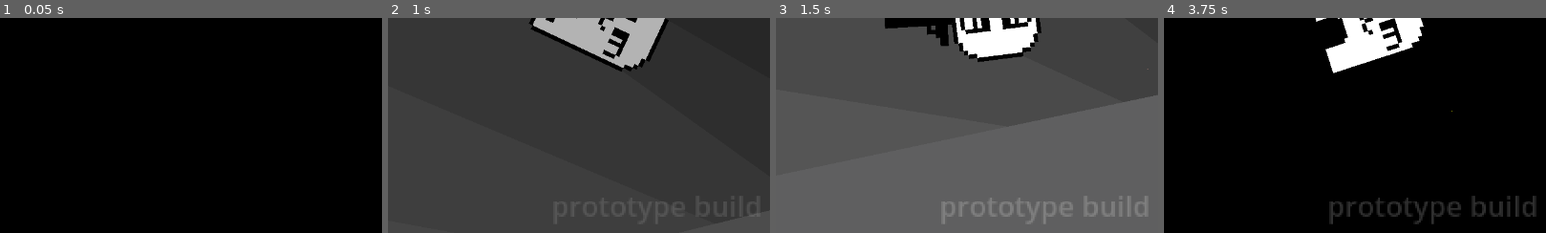
Above: before the commit, frames 1-4 (left to right).
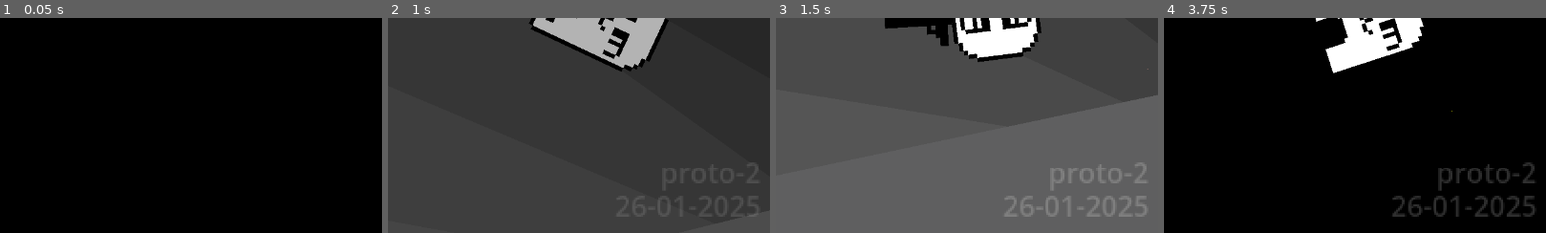
Above: after the commit, the same moments.

Repository: Jurgwem/roguelike
Game: Godot game, scene res://SCENES/start.tscn
Same seed, same stepped clock (60 frames per second), same inputs: the game is played once before the commit and once after it.
Inputs (mouse positions are % of the whole screen's width and height, from its top left):
- Up to frame 1 (0.05 s): no input
- Up to frame 2 (1 s): move the mouse to (72, 45) at 0.52 s; press the mouse at (72, 45) at 0.53 s; hold D (right) from 0.53 s (still down); tap Up (debugRoomUp) at 0.77 s
- Up to frame 3 (1.5 s): keep holding D (right); move the mouse to (30, 55) at 1.27 s; release the mouse at (30, 55) at 1.28 s; tap Q (unequip) at 1.35 s
- Up to frame 4 (3.75 s): tap Up (debugRoomUp) at 1.52, 3.02 s; move the mouse to (60, 28) at 2.02 s; release D (right) at 2.03 s; press the mouse at (60, 28) at 2.03 s; hold A (left) 2.03-2.78 s; move the mouse to (45, 70) at 2.77 s; release the mouse at (45, 70) at 2.78 s; hold D (right) from 2.78 s (still down); tap Q (unequip) at 2.85 s; move the mouse to (80, 65) at 3.52 s; press the mouse at (80, 65) at 3.53 s
The pictures show only the part of the screen within x 50-100%, y 50-100%; the shares and areas given below are measured in that part.

Frame 1 is identical in both runs. In frame 2, less than 0.1% of the frame differs, in the area x 95-97%, y 67-70%; in frame 3, 1.6%; in frame 4, 2.8%, in the area x 43-98%, y 67-96%.

Commit message:
fixed map again

Diff:
--- /dev/null
+++ b/SCENES/BossUI.tres
@@ -0,0 +1,8 @@
+[gd_resource type="LabelSettings" format=3 uid="uid://bvsa3n0y476yd"]
+
+[resource]
+outline_size = 8
+outline_color = Color(0.266667, 0.266667, 0.266667, 1)
+shadow_size = 4
+shadow_color = Color(1, 1, 1, 0.0705882)
+shadow_offset = Vector2(0, 2)
--- a/SCENES/game.tscn
+++ b/SCENES/game.tscn
@@ -17,6 +17,8 @@
 [ext_resource type="PackedScene" uid="uid://0yt3db2j1c4s" path="res://INST/rock.tscn" id="12_l7axa"]
 [ext_resource type="Texture2D" uid="uid://ddjqoujmr16hc" path="res://UI/map.png" id="13_xr5jt"]
 [ext_resource type="PackedScene" uid="uid://bavjkvv08edv6" path="res://LOOT/gun.tscn" id="15_qe2xy"]
+[ext_resource type="LabelSettings" uid="uid://c8syjpqm7x16j" path="res://UI/inGameUI.tres" id="16_j8uht"]
+[ext_resource type="LabelSettings" uid="uid://bvsa3n0y476yd" path="res://SCENES/BossUI.tres" id="18_nowuo"]
 
 [sub_resource type="CircleShape2D" id="CircleShape2D_h4wmw"]
 radius = 8.39571
@@ -530,6 +532,7 @@
 offset_bottom = -23.2038
 scale = Vector2(1.65724, 1.65724)
 text = "STATUS_HEAD"
+label_settings = ExtResource("16_j8uht")
 
 [node name="statusBody" type="Label" parent="player/status"]
 z_index = 99
@@ -538,6 +541,7 @@
 offset_right = 152.823
 offset_bottom = 15.1115
 text = "STATUS_BODY"
+label_settings = ExtResource("16_j8uht")
 
 [node name="mapPart" type="GPUParticles2D" parent="player"]
 z_index = 64
@@ -828,6 +832,7 @@
 offset_bottom = -288.0
 scale = Vector2(2.4, 2.4)
 text = "Room: ###"
+label_settings = ExtResource("16_j8uht")
 horizontal_alignment = 2
 
 [node name="Coins" type="Label" parent="gameManager/UI"]
@@ -837,6 +842,7 @@
 offset_bottom = -248.0
 scale = Vector2(2.4, 2.4)
 text = "###"
+label_settings = ExtResource("16_j8uht")
 horizontal_alignment = 2
 
 [node name="AnimatedSprite2D" type="AnimatedSprite2D" parent="gameManager/UI/Coins"]
@@ -851,6 +857,7 @@
 offset_bottom = 262.0
 scale = Vector2(1.84, 1.84)
 text = "wepName"
+label_settings = ExtResource("16_j8uht")
 
 [node name="ammo" type="Label" parent="gameManager/UI"]
 offset_left = -593.0
@@ -859,6 +866,7 @@
 offset_bottom = 296.0
 scale = Vector2(1.84, 1.84)
 text = "ammo"
+label_settings = ExtResource("16_j8uht")
 
 [node name="bossText" type="Node2D" parent="gameManager/UI"]
 position = Vector2(0, -360)
@@ -871,6 +879,7 @@
 scale = Vector2(1.42193, 1.42193)
 text = "difficulty increased!
 "
+label_settings = ExtResource("18_nowuo")
 
 [node name="def" type="Label" parent="gameManager/UI/bossText"]
 offset_left = -187.0
@@ -879,6 +888,7 @@
 offset_bottom = 100.0
 scale = Vector2(3.50482, 3.50482)
 text = "Boss defeated"
+label_settings = ExtResource("18_nowuo")
 
 [node name="WorldEnvironment" type="WorldEnvironment" parent="."]
 environment = SubResource("Environment_noa8x")
--- a/SCENES/start.tscn
+++ b/SCENES/start.tscn
@@ -74,6 +74,9 @@
 scale_max = 8.0
 scale_curve = SubResource("CurveTexture_q8cgb")
 color = Color(1, 1, 0, 1)
+
+[sub_resource type="LabelSettings" id="LabelSettings_cm0ib"]
+line_spacing = -4.0
 
 [sub_resource type="Gradient" id="Gradient_w2a7c"]
 
@@ -239,11 +242,13 @@
 [node name="build_watermark" type="Label" parent="startButton"]
 modulate = Color(1, 1, 1, 0.196078)
 z_index = 90
-offset_top = 40.0
+offset_top = 32.0
 offset_right = 213.0
-offset_bottom = 63.0
+offset_bottom = 74.0
 scale = Vector2(0.420684, 0.420684)
-text = "prototype build"
+text = "proto-2
+26-01-2025"
+label_settings = SubResource("LabelSettings_cm0ib")
 horizontal_alignment = 2
 
 [node name="title" type="Sprite2D" parent="startButton"]
--- a/SCRIPTS/player.gd
+++ b/SCRIPTS/player.gd
@@ -54,8 +54,8 @@
 		if Input.is_action_just_pressed("map") and gm.enemyCount == 0:
 			devCam = !devCam;
 			if devCam:
-				var tmpX : int = abs(gm.roomPos.x / gm.horz) + 1;
-				var tmpY : int = abs(gm.roomPos.y / gm.vert) + 1;
+				var tmpX : int = abs(gm.roomPos.x / gm.horz) + 2;
+				var tmpY : int = abs(gm.roomPos.y / gm.vert) + 2;
 				camZoom = 1;
 				if tmpX >= tmpY:
 					camZoom = tmpX;
--- /dev/null
+++ b/UI/inGameUI.tres
@@ -0,0 +1,5 @@
+[gd_resource type="LabelSettings" format=3 uid="uid://c8syjpqm7x16j"]
+
+[resource]
+outline_size = 8
+outline_color = Color(0.266575, 0.266575, 0.266575, 1)
Not shown: 1 places in SCENES/game.tscn that only renumber resources
Not shown: 1 places in SCENES/start.tscn that only renumber resources
Not shown, added: SPRITES/backdrop.blend
Not shown, added: SPRITES/backdrop.blend1
